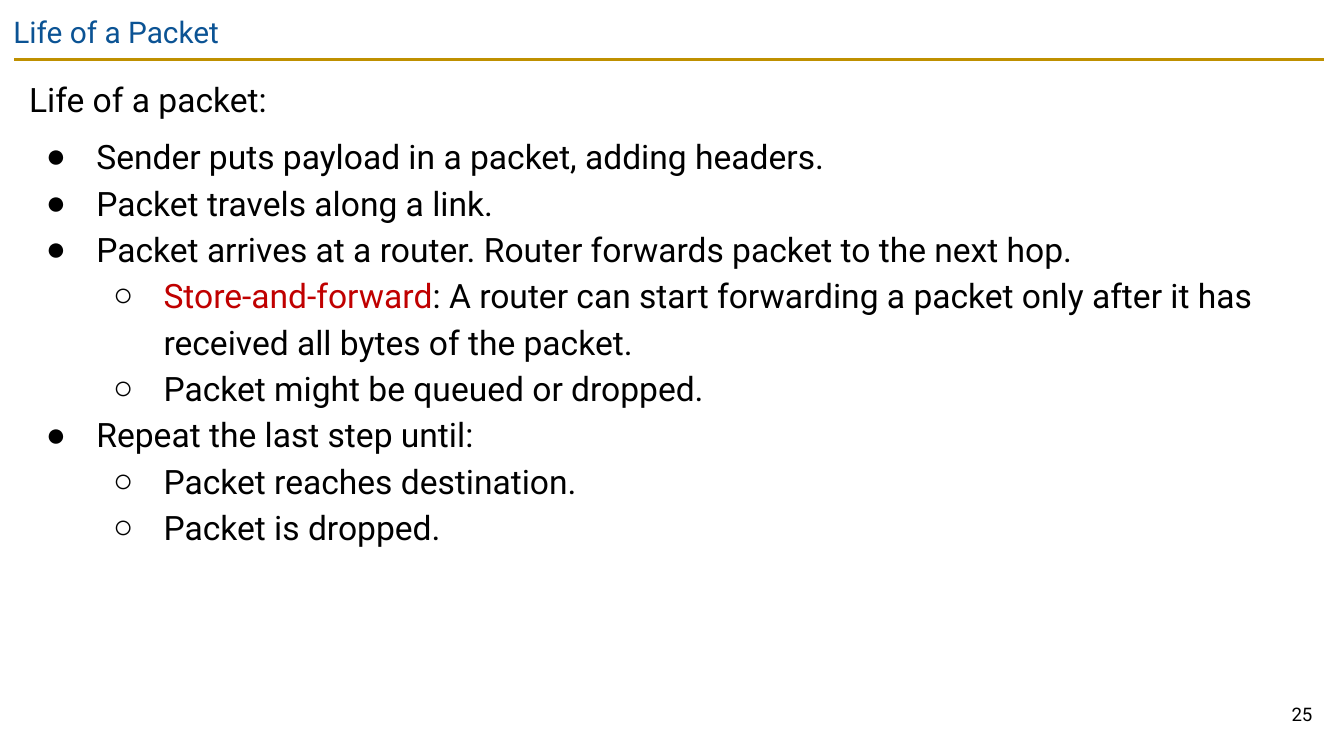
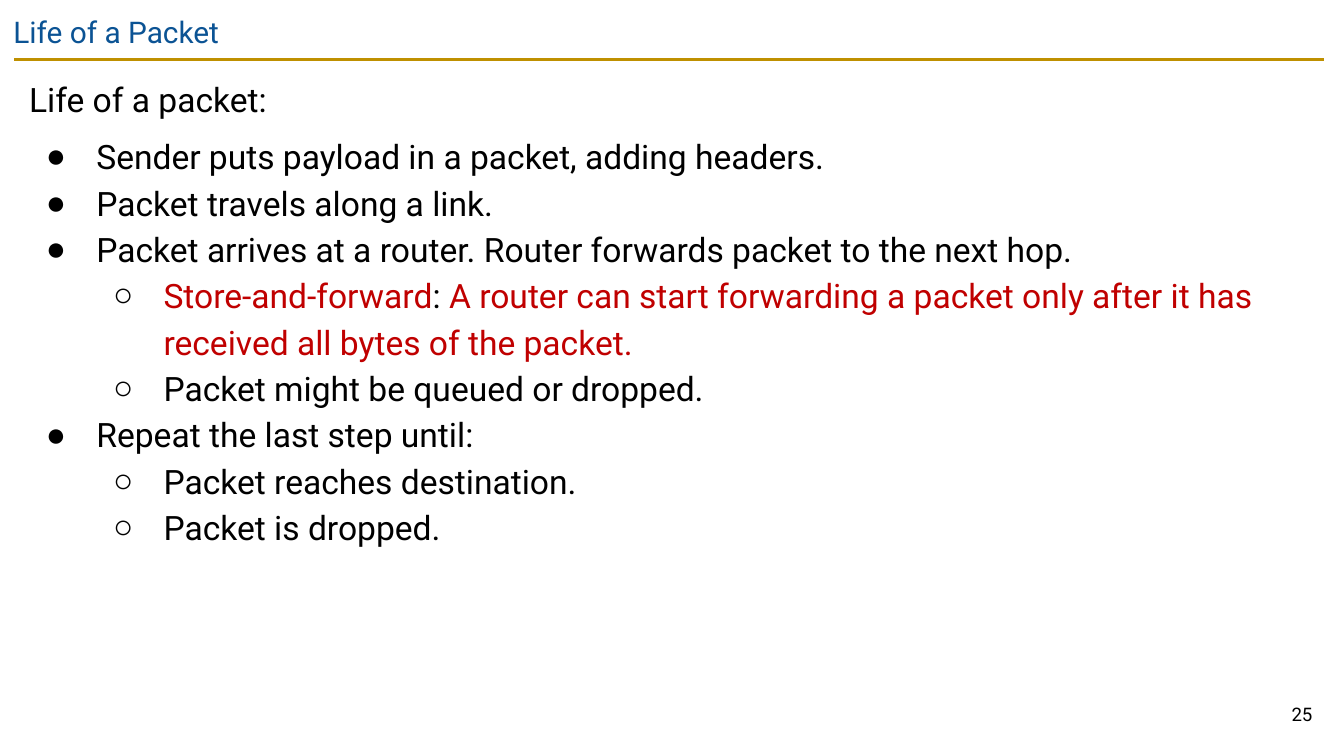
Before and after one commit to guhofstra/CSC175Sp26, a slide deck: slide 25 of PPTs/Lecture 3 - Links.pptx. Drawn at 1344x756 pixels with LibreOffice and Linux fonts; fonts in the diff are those of the drawing. Boxes give left, top, right and bottom in pixels: in the first picture for what was removed or moved away, otherwise in the second. Text is boxed around its words. In the diff, an @@ line names an element or a change of style, - is before the commit and + after.

```diff
--- a/PPTs/Lecture 3 - Links.pptx
+++ b/PPTs/Lecture 3 - Links.pptx
@@ text at (164, 282, 1252, 362): text colour #000000 to #C00000 in "A router can start forwarding a packet ..." @@
```
Also in this commit, not shown: 2 other slides changed, 3 other files.
